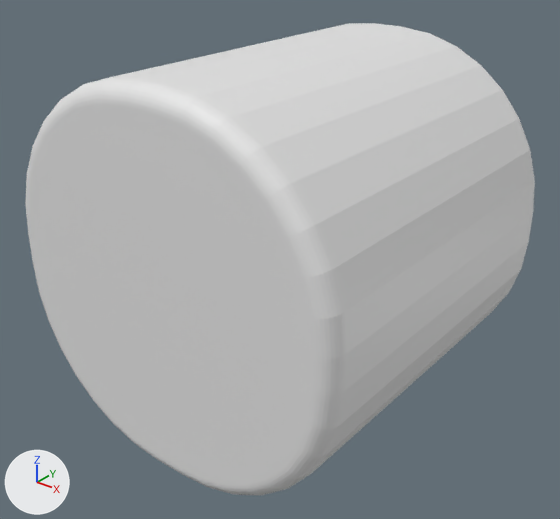
The FBX model Assets/Models/Draconic.fbx as it was, and as the next commit left it.
Camera for both pictures: a camera (50 mm lens) standing at (2.4, -3.07, 1.73) and looking at (0.0, -0.08, -0.12). Every picture has the same lights, and +X, +Y and +Z are marked at lower left. Where no turn or scale is listed for an object, it has been applied to the vertices.

The first picture shows 'Draconic'.
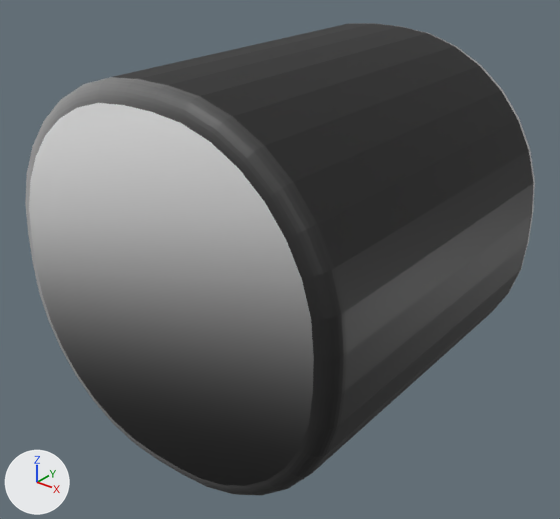
Location of each change, [x1, y1, x2, y2] in pixels of the pictures (560 x 519 px):
'Draconic', surface changed
    both: [25, 23, 535, 495]

What changed in the scene script:
```text
Add img_gradient_png:
    img_gradient_png = load_image('Gradient.png', '../Textures/Gradient.png', 512, 512, 'sRGB')
Change mat_material:
    remove mat_material.base_color = (0.8, 0.8, 0.8)  # white #e7e7e7
    add mat_material.texture = img_gradient_png
Change me_cube_007:
    where me_cube_007.from_pydata(...)  # 648 vertices, 1292 faces; spans x -1.0..1.0, y -1.0..1.0, z -1.0..1.0
    used by ob_draconic; location = (0.0, 0.0, 0.0)
    me_cube_007 part 1: texture (UV) coordinates of 1292 of 1292 faces, centred in x -1.0..1.0, y -1.0..1.0, z -1.0..1.0, changed; they spanned u 0.12..0.88, v 0.0..1.0 and now span u 0.01..0.99, v 0.01..1.0
```
